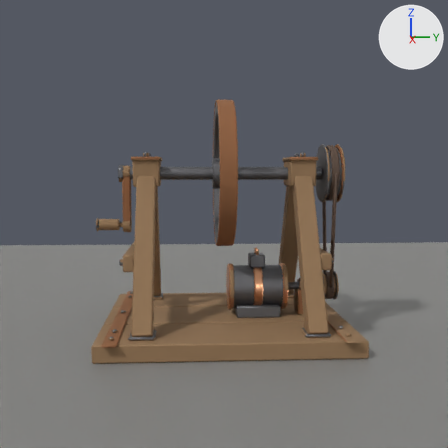
Renders of the Blender file Art/feCrank/feCrank.blend from each side of a commit.
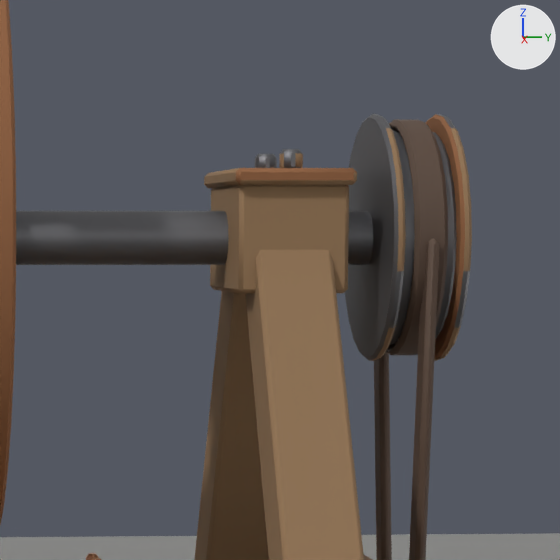
The first picture shows the older version from the file's camera 'fePreviewCam'. The close-ups show the older and then the newer version on the part from 52% to 82% of the width and 26% to 56% of the height of that picture. Only the edits that show in the close-ups are written down. Arrows for +X, +Y and +Z are at upper right; the lights stay in place.

The older version as bpy lines, for what is in view:
```python
ob_fecrank_base = bpy.data.objects.new('feCrank_Base', me_fecrank_base)
ob_fecrank_base.location = (0.0, 0.0, 0.0)
ob_fecrank_rotor = bpy.data.objects.new('feCrank_Rotor', me_fecrank_rotor)
ob_fecrank_rotor.parent = ob_fecrank_base
ob_fecrank_rotor.location = (0.0, 0.0, 0.62)
ob_fepreviewfloor = bpy.data.objects.new('fePreviewFloor', me_plane)
ob_fepreviewfloor.location = (0.0, 0.0, -0.001)
```
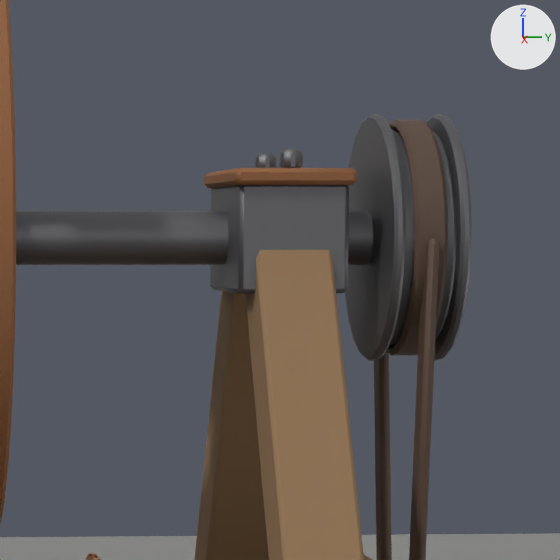
Edits to the scene script, one JSON object a line:
```json
{"block": "me_fecrank_base", "where": "me_fecrank_base.from_pydata(...)  # 800 vertices, 616 faces; spans x -0.47..0.47, y -0.46..0.46, z 0.0..0.73"}
{"block": "me_fecrank_base", "where": "# used by ob_fecrank_base; location = (0.0, 0.0, 0.0)"}
{"block": "me_fecrank_base", "change": "me_fecrank_base part 1: 42 of the faces centred in x 0.0..0.41, y -0.408..0.408, z 0.06..0.69 switch from mat_fecrank_wood (brown #957655) to mat_fecrank_iron (grey #6f6f73)"}
{"block": "me_fecrank_base", "change": "me_fecrank_base part 2: 4 of the faces centred in x -0.095..0.0, y 0.245..0.355, z 0.668..0.675 switch from mat_fecrank_wood (brown #957655) to mat_fecrank_rust (brown #996945)"}
{"block": "me_fecrank_rotor", "where": "me_fecrank_rotor.from_pydata(...)  # 660 vertices, 494 faces; spans x -0.285..0.285, y -0.5..0.46, z -0.285..0.285"}
{"block": "me_fecrank_rotor", "where": "# used by ob_fecrank_rotor; parent = ob_fecrank_base; location = (0.0, 0.0, 0.62)"}
{"block": "me_fecrank_rotor", "change": "me_fecrank_rotor part 3: 20 of the faces centred in x -0.044..0.113, y 0.39..0.45, z -0.113..0.09 switch from mat_fecrank_wood (brown #957655) to mat_fecrank_iron (grey #6f6f73)"}
{"block": "me_fecrank_rotor", "change": "me_fecrank_rotor part 4: 7 of the faces centred in x -0.105..0.0, y 0.445..0.455, z 0.0..0.113 switch from mat_fecrank_rust (brown #996945) to mat_fecrank_iron (grey #6f6f73)"}
```

What differs and where, as boxes [x1, y1, x2, y2] in the close-ups (560 x 560 px):
```json
{"part": 1, "of": "me_fecrank_base", "change": "recoloured", "before": [210, 153, 349, 293], "after": [210, 153, 349, 293], "on screen": "brown to grey"}
{"part": 2, "of": "me_fecrank_base", "change": "recoloured", "before": [204, 168, 357, 188], "after": [204, 168, 357, 188]}
{"part": 3, "of": "me_fecrank_rotor", "change": "recoloured", "before": [374, 128, 472, 361], "after": [374, 128, 472, 361]}
{"part": 4, "of": "me_fecrank_rotor", "change": "recoloured", "before": [425, 114, 465, 360], "after": [425, 114, 465, 360], "on screen": "brown to grey"}
```
